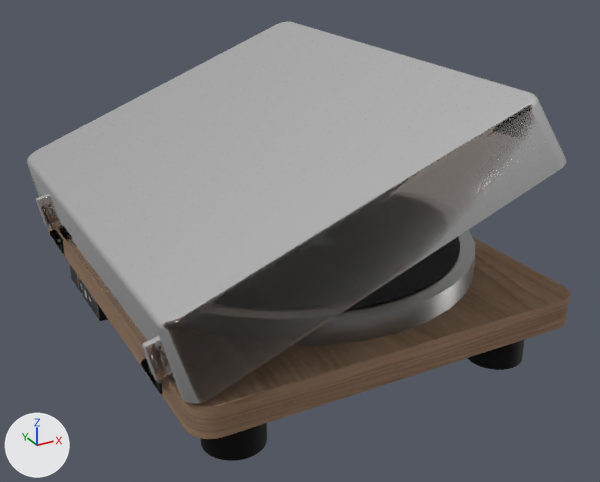
A saved change to the glTF model public/models/RecordPlayer.glb.
Both versions are drawn from a 50 mm camera at (-0.316, -0.615, 0.372) aimed at (0.008, -0.027, 0.078). The lights are fixed; the arrows at lower left show +X, +Y and +Z. Both versions are drawn at frame 58 of the action 'Action'; the numbers are the values there.

The first picture shows 'Base', 'DustCover', 'Feet', 'VinylBase', 'VinylDisk'.
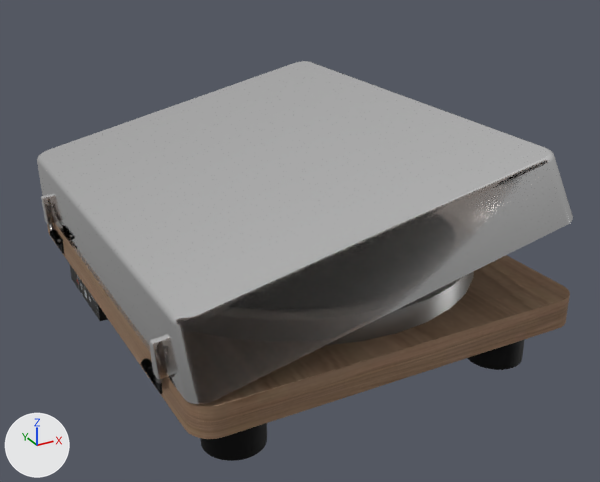
The change in detail:
Object 'DustCover' (ob_dustcover) turns from (0, 30, 0) to (0, 39, 0) degrees about x, y and z.

Location of each change, (x1, y1, x2, y2) in pixels of the pictures (600 x 482 px):
'DustCover', turned: before (27, 21, 566, 403); after (37, 61, 573, 404)
'Fastening.001', turned: before (48, 224, 163, 384); after (48, 223, 163, 384)
'VinylDisk', unchanged, covered by the edit: before (348, 237, 460, 309)
